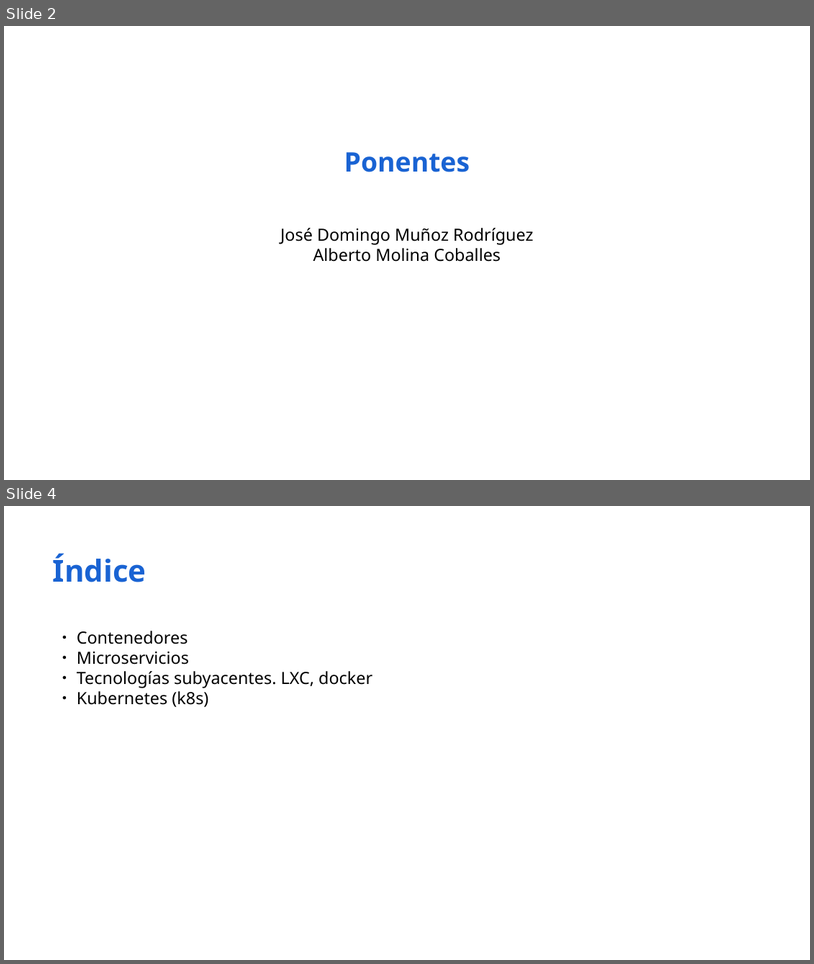
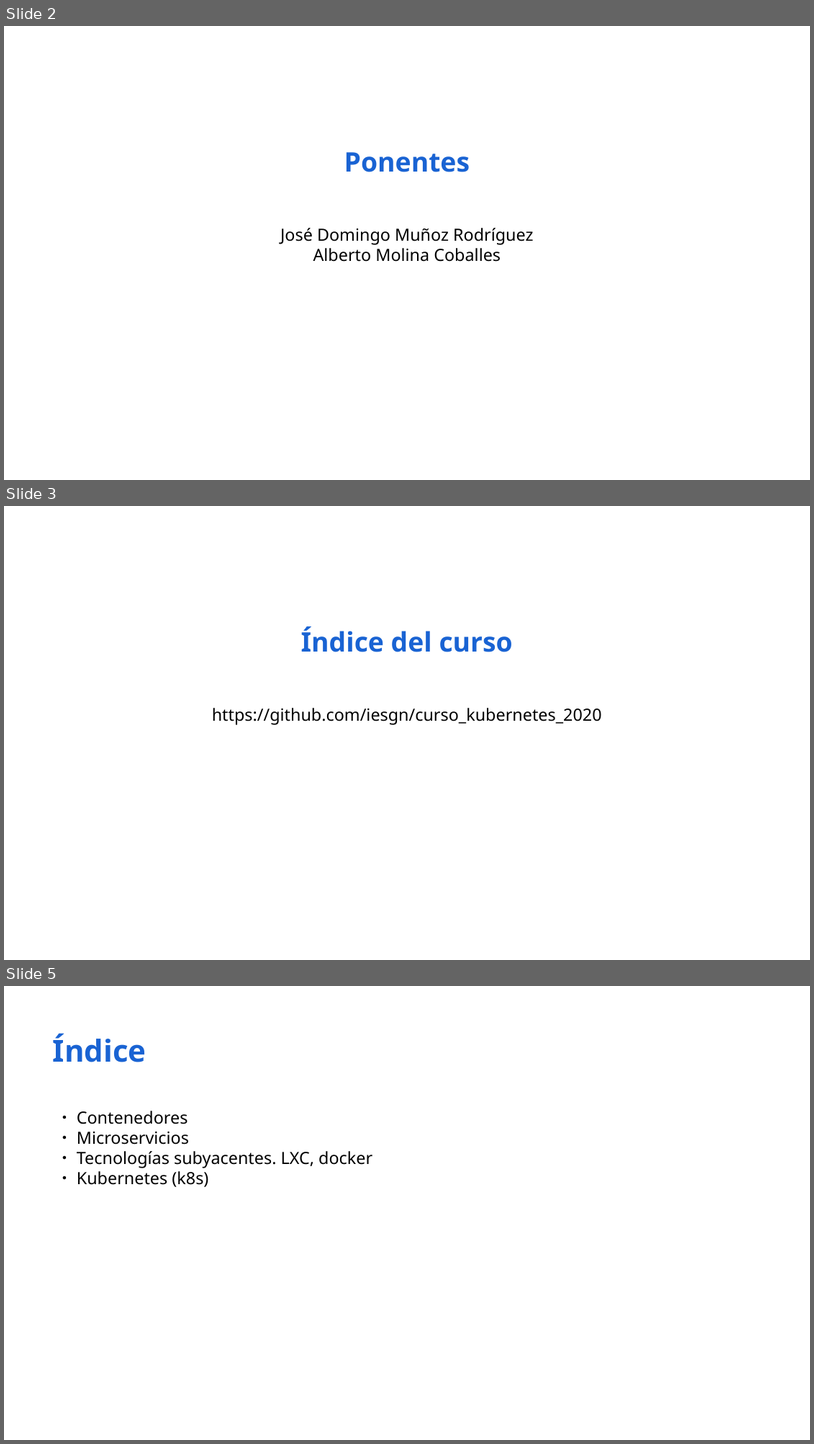
Before and after one commit to iesgn/curso_kubernetes_2020, a slide deck: unidad1/01-despliegue_aplic_contenedores.odp. Shown one above the other, each under a label of ours: slides 2 and 4 before the commit, slides 2, 3 and 5 after it; the slides between them are not shown. The pictures are 814x964 and 814x1444 pixels, drawn with LibreOffice and Linux fonts; fonts in the diff are those of the drawing. Boxes give left, top, right and bottom in pixels: in the first picture for what was removed or moved away, otherwise in the second. Text is boxed around its words. In the diff, an @@ line names an element or a change of style, - is before the commit and + after.

```diff
--- a/unidad1/01-despliegue_aplic_contenedores.odp
+++ b/unidad1/01-despliegue_aplic_contenedores.odp
@@ slide 3 added at <box>4,506,810,960</box>, background #FFFFFF @@
@@ text added at <box>301,627,513,652</box>, 32 pt, text #1963D3, bold @@
+Índice del curso
@@ text added at <box>212,708,602,725</box>, 20 pt, text #000000 @@
+https://github.com/iesgn/curso_kubernetes_2020
@@ what was slide 4 is now slide 5 @@
```
Also in this commit, not shown: 11 slides changed, 20 other slides added, 1 slide removed, 1 other file.
